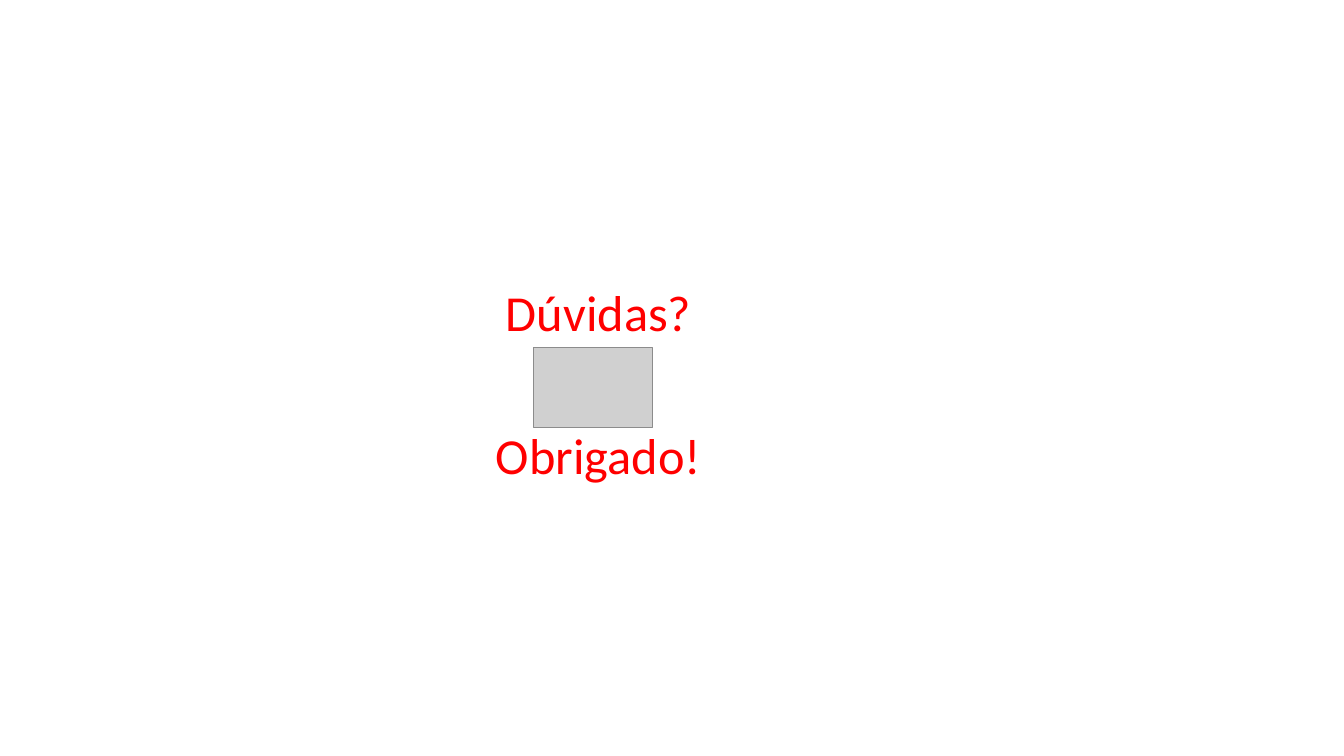
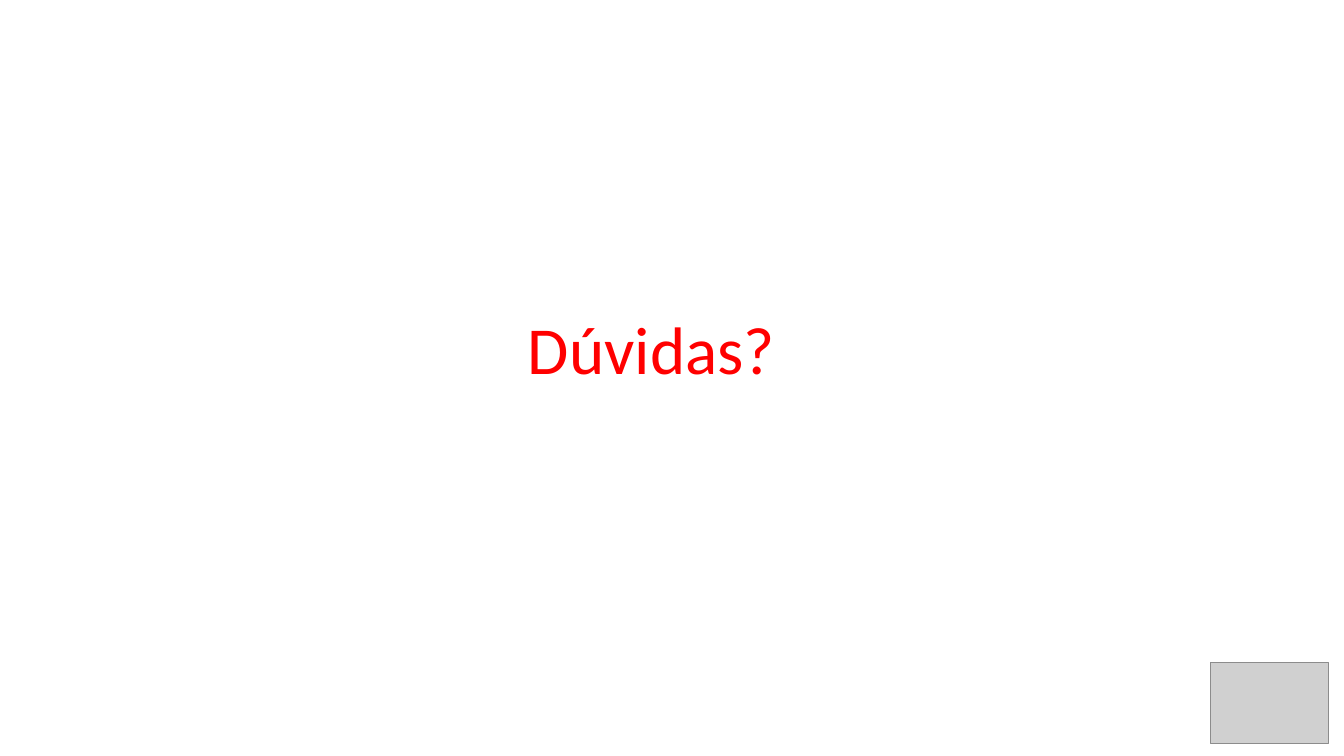
Before and after one commit to Danielgmelo/ifood, a slide deck: slide 29 of my_project/iFood CRM Data Analyst Case.pptx. Drawn at 1344x756 pixels with LibreOffice and Linux fonts; fonts in the diff are those of the drawing; grey boxes stand for pictures. Boxes give left, top, right and bottom in pixels: in the first picture for what was removed or moved away, otherwise in the second. Text is boxed around its words. In the diff, an @@ line names an element or a change of style, - is before the commit and + after.

```diff
--- a/my_project/iFood CRM Data Analyst Case.pptx
+++ b/my_project/iFood CRM Data Analyst Case.pptx
@@ text "Dúvidas?": place and size @@
-text "Dúvidas?" at (506, 296, 691, 332)
+text "Dúvidas?" at (528, 327, 775, 375)
@@ text "Dúvidas?" at (528, 327, 775, 375): size 36 to 48 pt @@
@@ text removed at (496, 439, 701, 483) @@
-Obrigado!
@@ picture: place and size @@
-picture at (533, 348, 652, 429)
+picture at (1211, 662, 1330, 743)
```
Also in this commit, not shown: 27 other slides changed, 1 other file.
